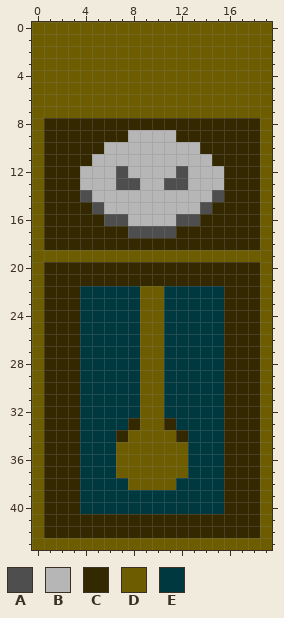
One commit to this pixel-art sprite: assets/enemies/relogio.png. This is how it looked before the edit.
The file is 20x44 pixels.
Palette (. is transparent): A #4e4e4e  B #b6b6b6  C #342800  D #6d5c00  E #003840
After the commit:
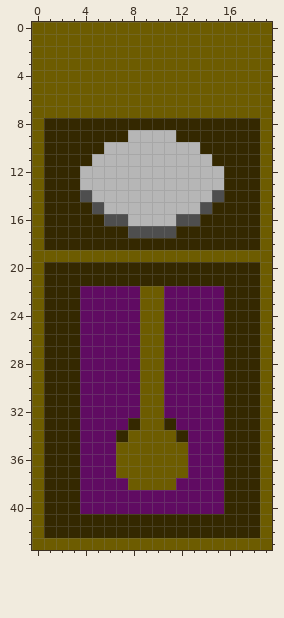
Log entry: Ajuste nos sprites
Edits made:
colour E: #003840 -> #600b62
Changed rows in their new state; - is a pixel that keeps its letter.
first column x 7:
12 B----B
13 BB--BB
